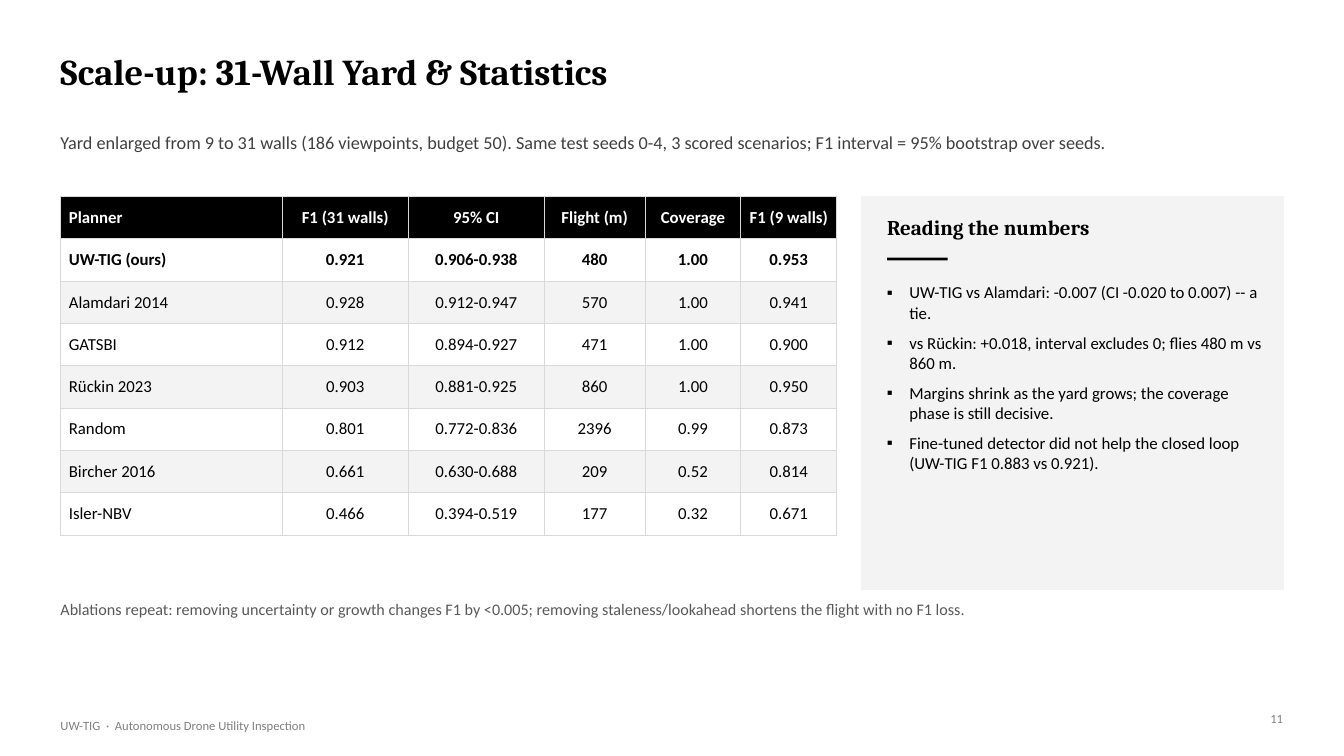
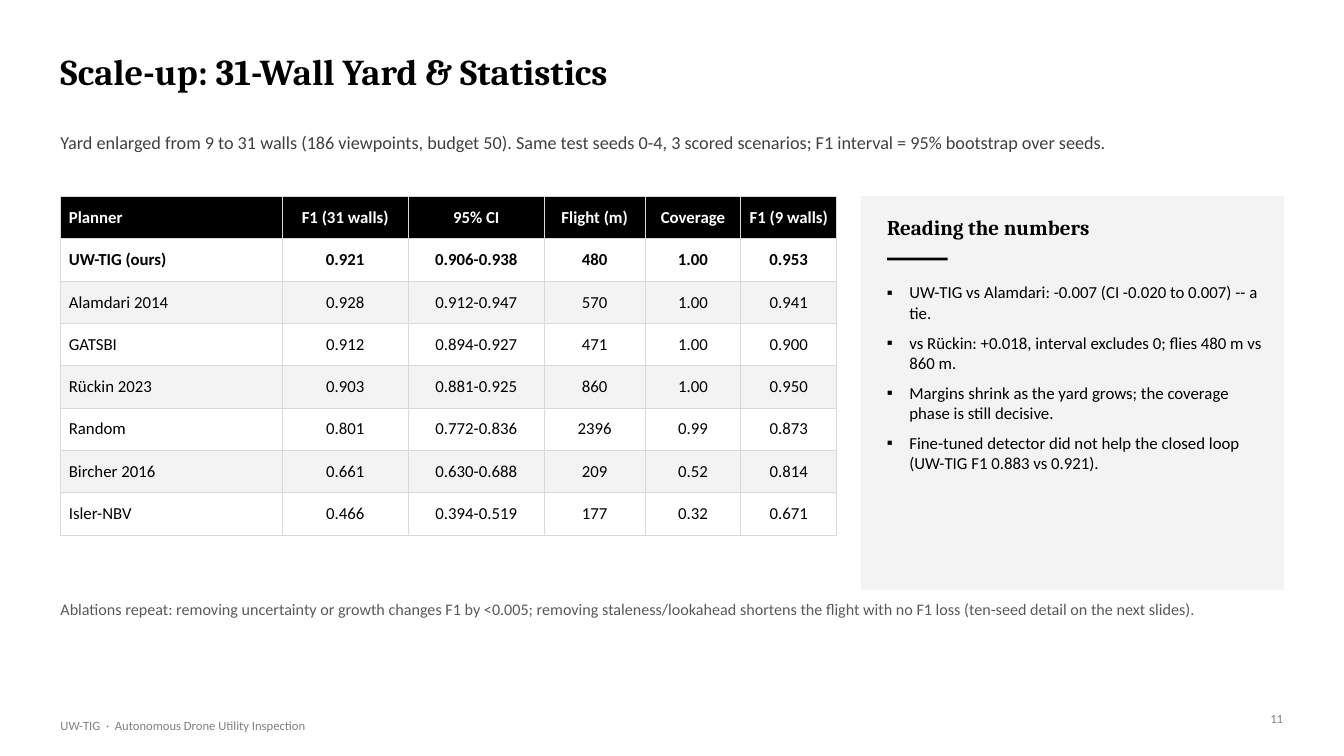
Before and after one commit to DrNeel11/project_work_1, a slide deck: slide 11 of drone-sim-today/Autonomous_Drone_Inspection_Progress.pptx. Drawn at 1344x756 pixels with LibreOffice and Linux fonts; fonts in the diff are those of the drawing. Boxes give left, top, right and bottom in pixels: in the first picture for what was removed or moved away, otherwise in the second. Text is boxed around its words. In the diff, an @@ line names an element or a change of style, - is before the commit and + after.

```diff
--- a/drone-sim-today/Autonomous_Drone_Inspection_Progress.pptx
+++ b/drone-sim-today/Autonomous_Drone_Inspection_Progress.pptx
@@ text at (60, 603, 1194, 618): text changed @@
-Ablations repeat: removing uncertainty or growth changes F1 by <0.005; removing staleness/lookahead shortens the flight with no F1 loss.
+Ablations repeat: removing uncertainty or growth changes F1 by <0.005; removing staleness/lookahead shortens the flight with no F1 loss (ten-seed detail on the next slides).
```
Also in this commit, not shown: 1 other slide changed, 4 slides added, 1 other file.
